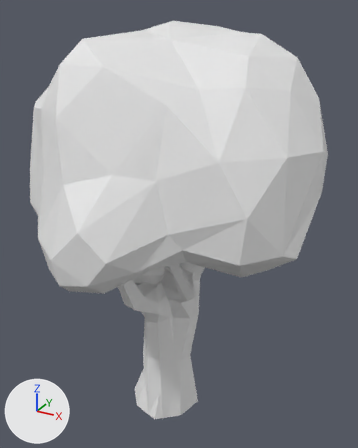
The FBX model Assets/SimpleNaturePack/Models/Tree_03.fbx as it was, and as the next commit left it.
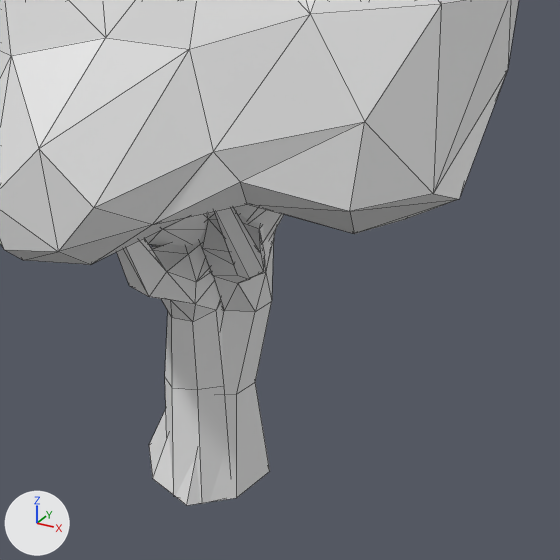
Each version appears first whole from a 50 mm camera at (2.78, -4.61, 5.1) aimed at (0.08, 0.3, 2.64), and next in a close-up on the part from 16% to 98% of the width and 35% to 100% of the height. The axes (+X, +Y, +Z) are drawn at lower left. The lights are the same throughout. The close-ups show mesh edges as thin lines.

Names of what the first close-up shows: 'Tree_03', 'Tree_03.001', 'Tree_03.002', 'Tree_03.003', 'Tree_03.004'.
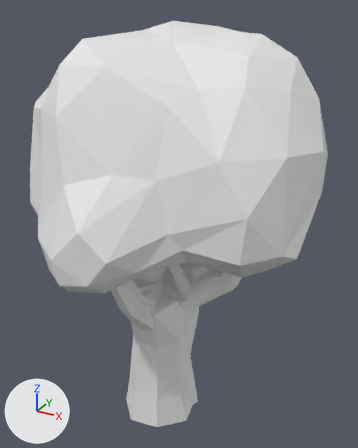
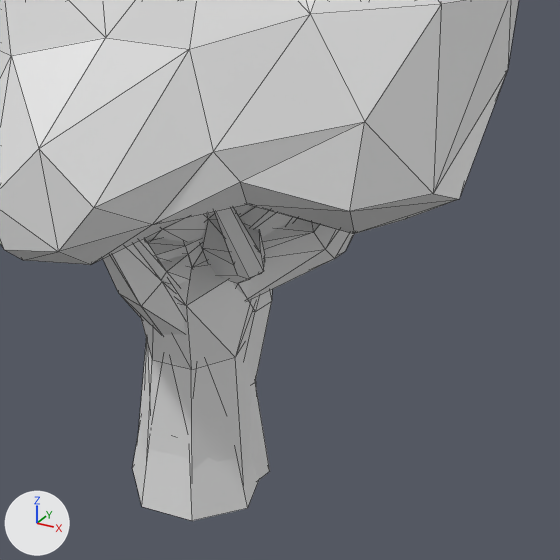
Commit message: 08-01-20 - New trees

Location of each change, [x1, y1, x2, y2] in pixels of the close-ups (560 x 560 px):
'Tree_03.006', added
    after: [138, 206, 297, 478]
'Tree_03.005', added
    after: [103, 218, 354, 521]
'Tree_03.003', unchanged, covered by the edit
    before: [117, 238, 224, 504]
    after: [133, 238, 192, 284]

The change, as a diff of the scene's bpy script:
```diff
--- a/Assets/SimpleNaturePack/Models/Tree_03.fbx.py
+++ b/Assets/SimpleNaturePack/Models/Tree_03.fbx.py
@@ me_cube_005 @@
+me_cube_005.from_pydata(...)  # 71 vertices, 117 faces; spans x -0.94..1.14, y -1.07..0.6, z 0.0..2.77
+me_cube_005.materials.append(mat_nature_mat_01_001)  # its picture is missing
@@ me_cube_006 @@
+me_cube_006.from_pydata(...)  # 71 vertices, 117 faces; spans x -0.84..0.99, y -0.93..0.59, z 0.0..2.77
+me_cube_006.materials.append(mat_nature_mat_01_001)  # its picture is missing
@@ ob_tree_03_005 @@
+ob_tree_03_005 = bpy.data.objects.new('Tree_03.005', me_cube_005)
+ob_tree_03_005.location = (0.0, 0.0, 0.0)
@@ ob_tree_03_006 @@
+ob_tree_03_006 = bpy.data.objects.new('Tree_03.006', me_cube_006)
+ob_tree_03_006.location = (0.0, 0.0, 0.0)
```
